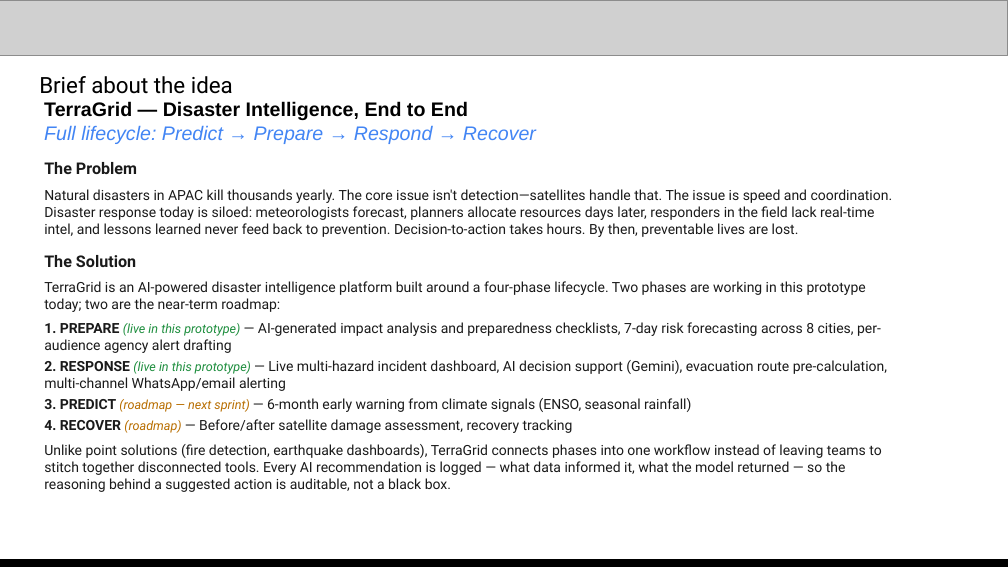
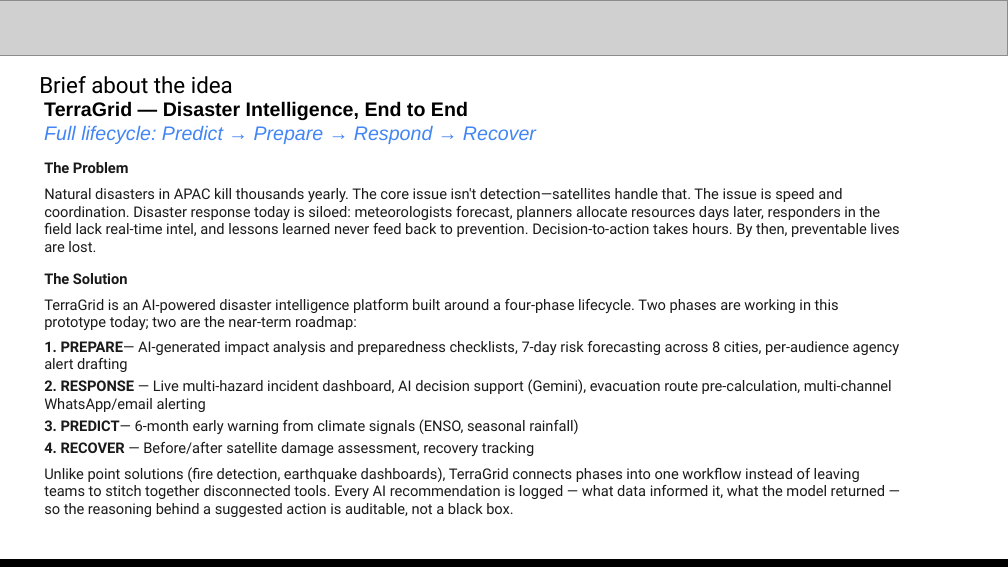
Before and after one commit to sandeshshinde284-bit/terragrid-platform, a slide deck: slide 2 of docs/PPT/TERRAGRID _ AI Builder Cup.pptx. Drawn at 1008x567 pixels with LibreOffice and Linux fonts; fonts in the diff are those of the drawing; grey boxes stand for pictures. Boxes give left, top, right and bottom in pixels: in the first picture for what was removed or moved away, otherwise in the second. Text is boxed around its words. In the diff, an @@ line names an element or a change of style, - is before the commit and + after.

```diff
--- a/docs/PPT/TERRAGRID _ AI Builder Cup.pptx
+++ b/docs/PPT/TERRAGRID _ AI Builder Cup.pptx
@@ text at (44, 162, 899, 517): size 11.5 to 10.5 pt in "The Problem", "The Solution"; size 10 to 10.5 pt in "Natural disasters in APAC kill thousands yearly. ...", "TerraGrid is an AI-powered disaster intelligence platform ...", "Unlike point solutions (fire detection, earthquake dashboard ..." @@
@@ text at (44, 341, 900, 456): text changed; size 10 to 10.5 pt @@
-1. PREPARE (live in this prototype) — AI-generated impact analysis and preparedness checklists, 7-day risk forecasting across 8 cities, per-audience agency alert drafting
-2. RESPONSE (live in this prototype) — Live multi-hazard incident dashboard, AI decision support (Gemini), evacuation route pre-calculation, multi-channel WhatsApp/email alerting
-3. PREDICT (roadmap — next sprint) — 6-month early warning from climate signals (ENSO, seasonal rainfall)
-4. RECOVER (roadmap) — Before/after satellite damage assessment, recovery tracking
+1. PREPARE— AI-generated impact analysis and preparedness checklists, 7-day risk forecasting across 8 cities, per-audience agency alert drafting
+2. RESPONSE — Live multi-hazard incident dashboard, AI decision support (Gemini), evacuation route pre-calculation, multi-channel WhatsApp/email alerting
+3. PREDICT— 6-month early warning from climate signals (ENSO, seasonal rainfall)
+4. RECOVER — Before/after satellite damage assessment, recovery tracking
```
Also in this commit, not shown: 2 other slides changed, 1 slide added, 1 slide removed, 15 other files.
